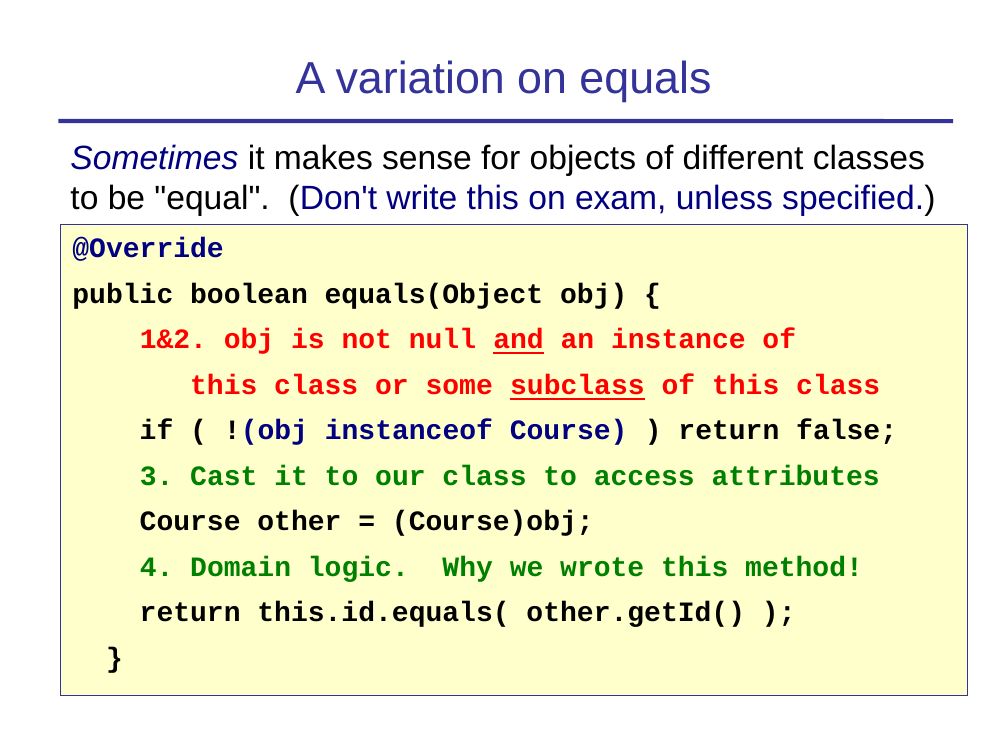
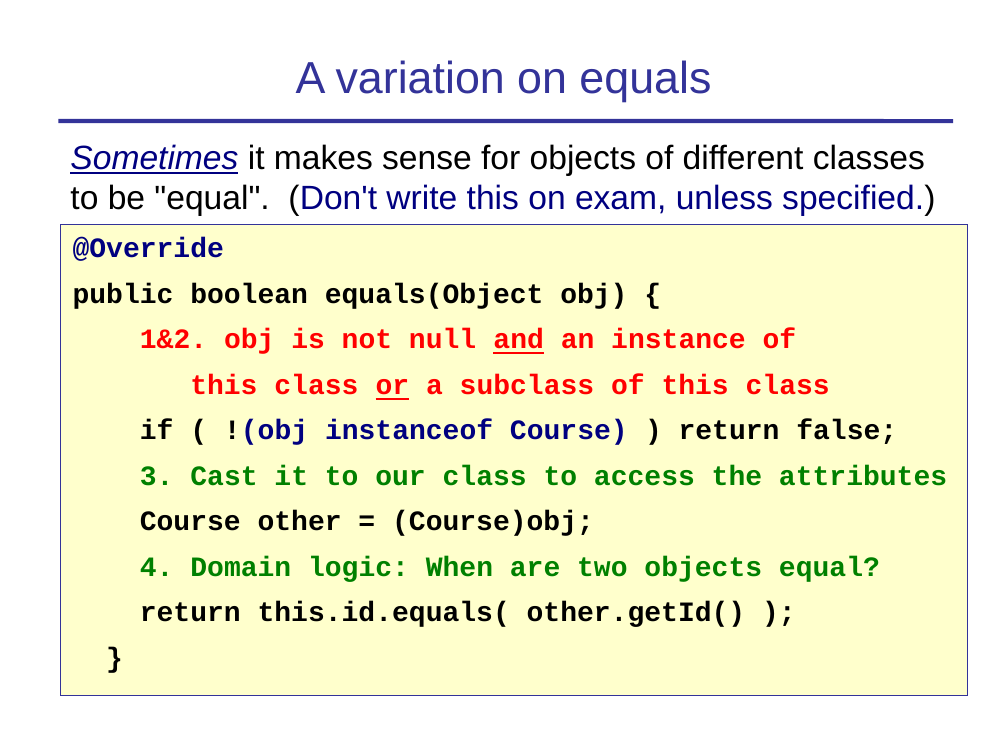
Before and after one commit to cpske/programming1, a slide deck: slide 20 of objects/7-Fundamental-Methods.ppt. Drawn at 1008x756 pixels with LibreOffice and Linux fonts; fonts in the diff are those of the drawing. Boxes give left, top, right and bottom in pixels: in the first picture for what was removed or moved away, otherwise in the second. Text is boxed around its words. In the diff, an @@ line names an element or a change of style, - is before the commit and + after.

```diff
--- a/objects/7-Fundamental-Methods.ppt
+++ b/objects/7-Fundamental-Methods.ppt
@@ text "Sometimes it makes sense for ..." at (x1=70, y1=144, x2=935, y2=216): underline on in "Sometimes" @@
@@ text at (x1=190, y1=374, x2=830, y2=400): text changed @@
-this class or some subclass of this class
+this class or a subclass of this class
@@ text at (x1=140, y1=465, x2=947, y2=486): text changed @@
-3. Cast it to our class to access attributes
+3. Cast it to our class to access the attributes
@@ text at (x1=140, y1=556, x2=880, y2=582): text changed @@
-4. Domain logic. Why we wrote this method!
+4. Domain logic: When are two objects equal?
```
Also in this commit, not shown: 9 other slides changed, 8 other files.
